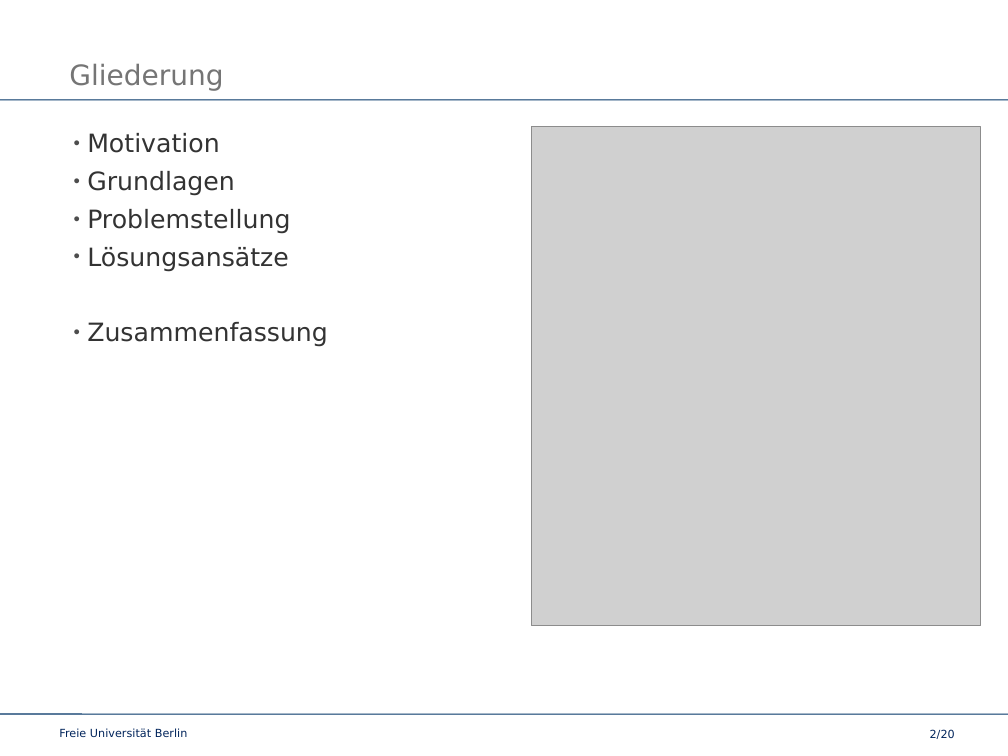
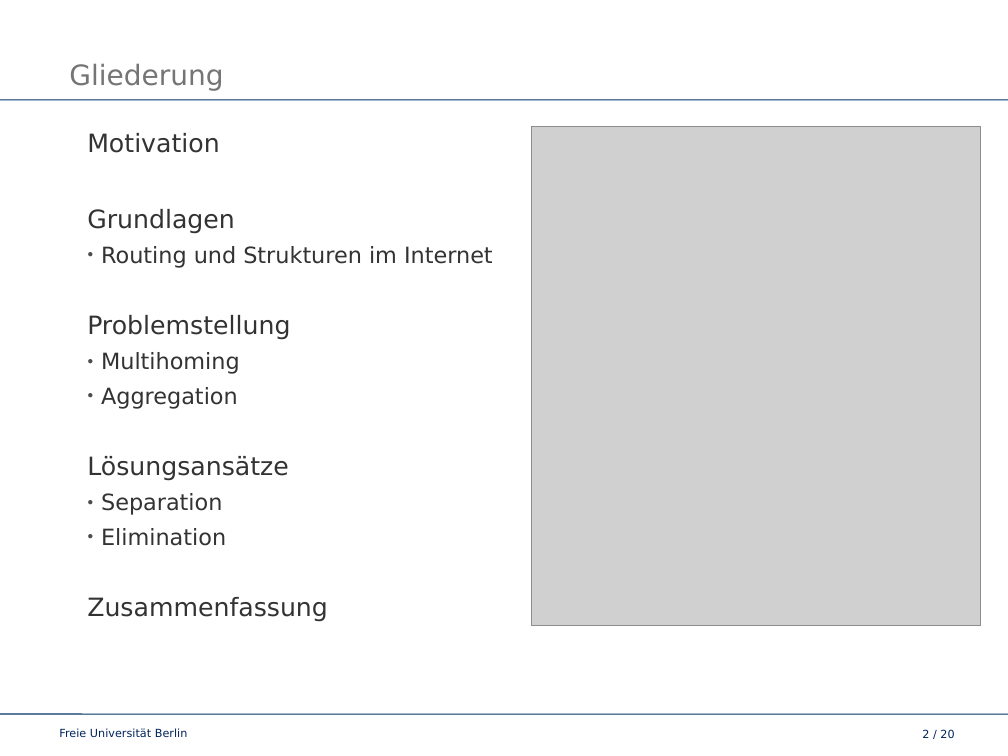
Before and after one commit to slomo/whyTheInternetSucks, a slide deck: slide 2 of talk/presentation.odp. Drawn at 1008x756 pixels with LibreOffice and Linux fonts; fonts in the diff are those of the drawing; grey boxes stand for pictures; background and template pictures are left out. Boxes give left, top, right and bottom in pixels: in the first picture for what was removed or moved away, otherwise in the second. Text is boxed around its words. In the diff, an @@ line names an element or a change of style, - is before the commit and + after.

```diff
--- a/talk/presentation.odp
+++ b/talk/presentation.odp
@@ text at box(87, 133, 328, 622): bullet ● to none @@
@@ text at box(101, 246, 493, 268): paragraph added @@
+  ● Routing und Strukturen im Internet
@@ text at box(101, 352, 240, 409): paragraphs added @@
+  ● Multihoming
+  ● Aggregation
@@ text at box(101, 493, 226, 546): paragraphs added @@
+  ● Separation
+  ● Elimination
@@ page number at box(922, 729, 954, 738): spaces changed @@
-2/20
+2 / 20
```
Also in this commit, not shown: 12 other slides changed, 5 slides added, 3 slides removed.
